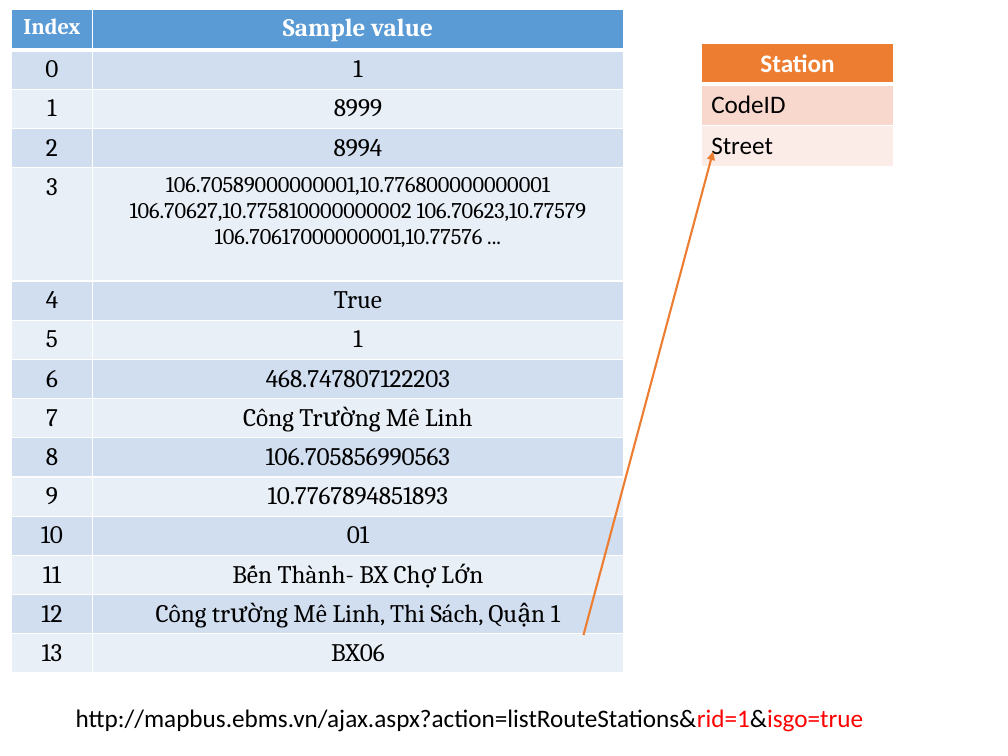
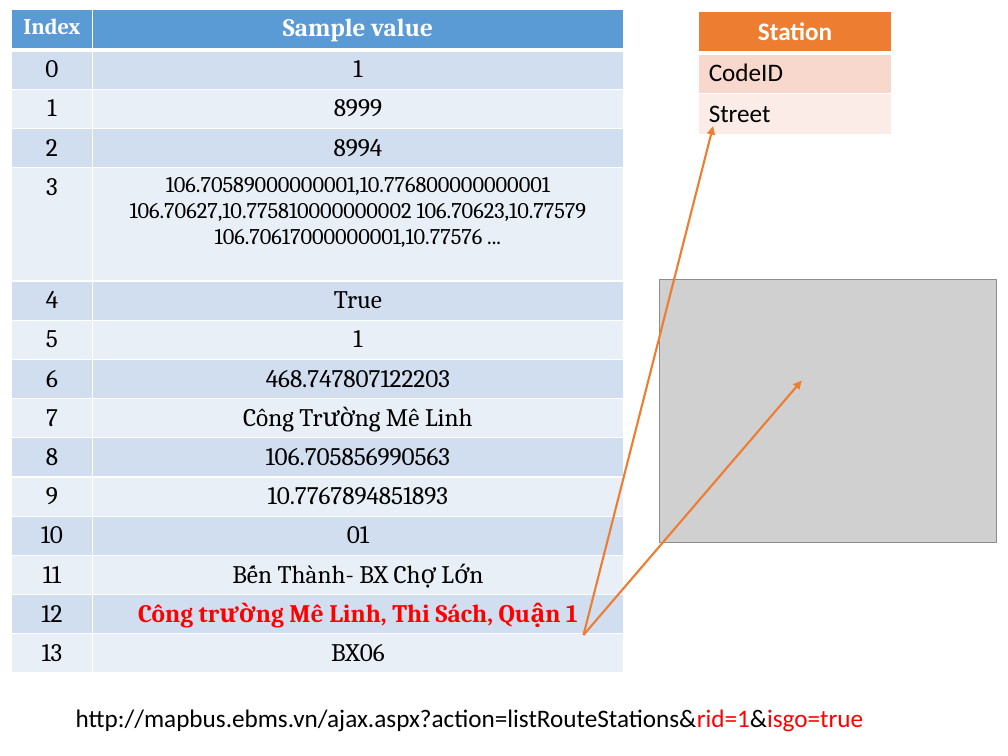
Before and after one commit to hqt/street-router, a slide deck: slide 14 of Document/presentation/parse.pptx (slide 10 before the commit). Drawn at 1008x756 pixels with LibreOffice and Linux fonts; fonts in the diff are those of the drawing; grey boxes stand for pictures. Boxes give left, top, right and bottom in pixels: in the first picture for what was removed or moved away, otherwise in the second. Text is boxed around its words. In the diff, an @@ line names an element or a change of style, - is before the commit and + after.

```diff
--- a/Document/presentation/parse.pptx
+++ b/Document/presentation/parse.pptx
@@ table at (x1=12, y1=9, x2=624, y2=691) @@
@@ text colour #000000 to #FF0000, bold on in "Công trường Mê Linh, Thi Sách, Quận ..." @@
@@ table moved from (x1=702, y1=43, x2=894, y2=166) to (x1=699, y1=12, x2=891, y2=135) @@
@@ arrow moved from (584, 635) - (713, 151) to (584, 635) - (713, 126) @@
@@ picture added at (x1=660, y1=280, x2=997, y2=543) @@
@@ arrow added from (584, 635) to (801, 381), #ED7D31 1.5 pt @@
```
Also in this commit, not shown: 15 other slides changed, 4 slides added.
